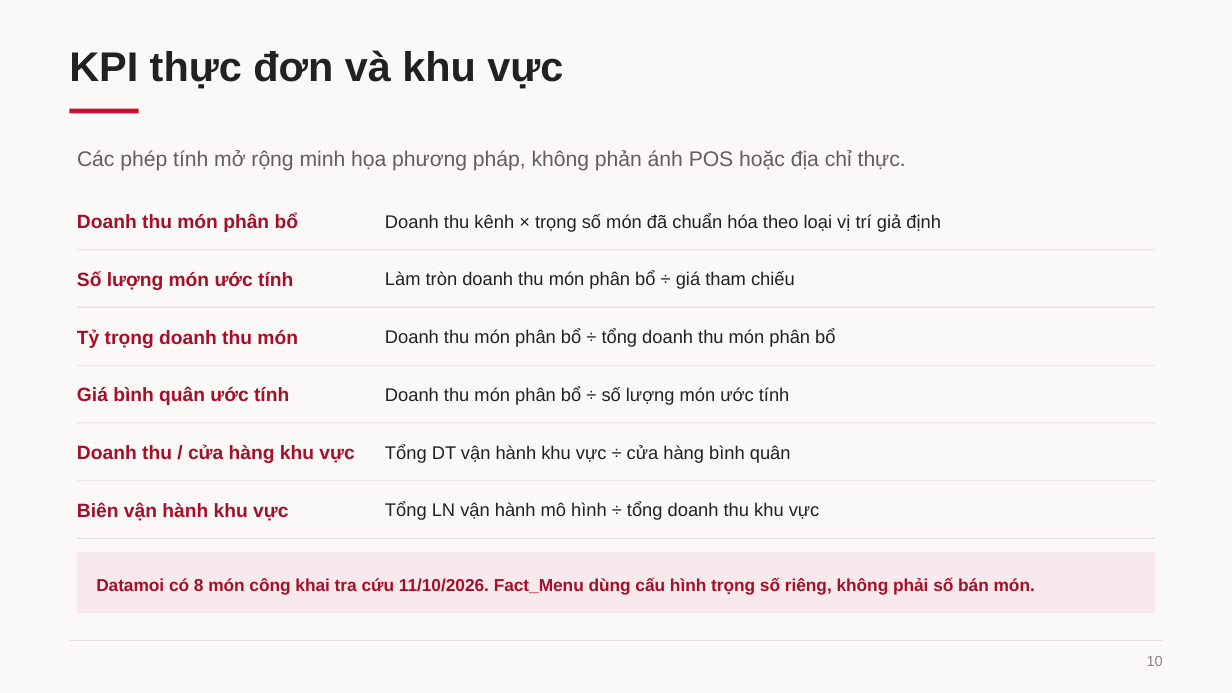
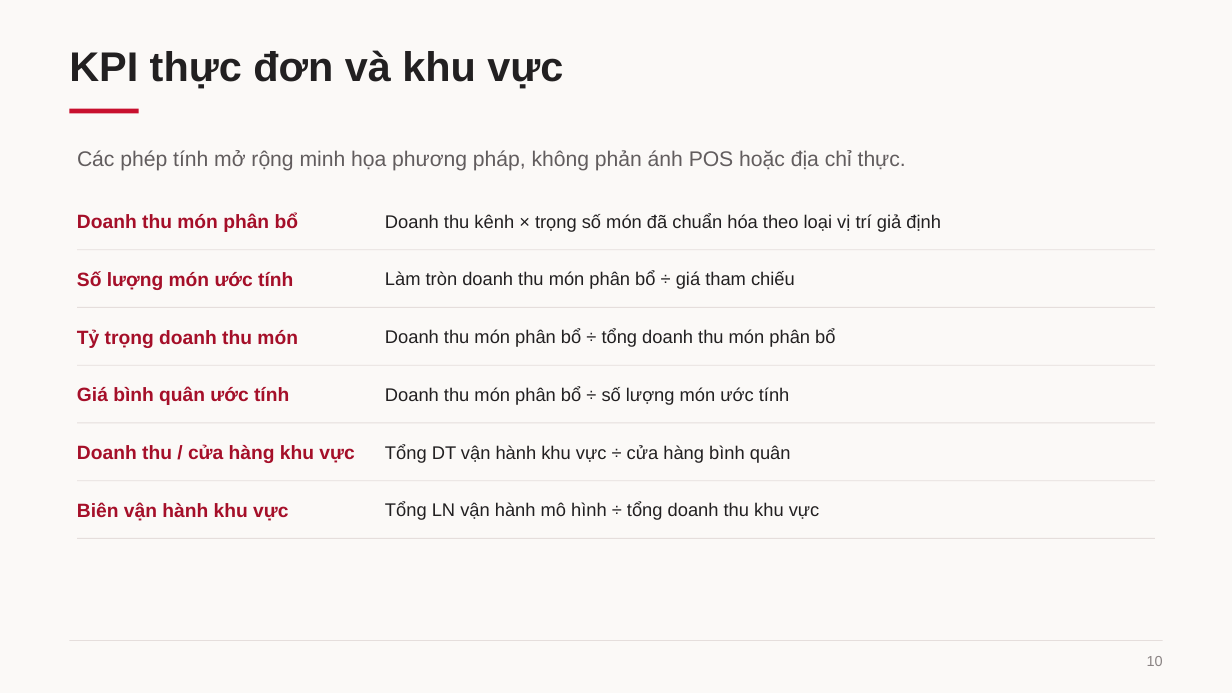
Before and after one commit to haonuongbo/Phan-tich-du-lieu-trong-moi-truong-doanh-nghiep, a slide deck: slide 10 of BaoCao/Nhóm4.pptx. Drawn at 1232x693 pixels with LibreOffice and Linux fonts; fonts in the diff are those of the drawing. Boxes give left, top, right and bottom in pixels: in the first picture for what was removed or moved away, otherwise in the second. Text is boxed around its words. In the diff, an @@ line names an element or a change of style, - is before the commit and + after.

```diff
--- a/BaoCao/Nhóm4.pptx
+++ b/BaoCao/Nhóm4.pptx
@@ rectangle removed at (77,552,1155,614) @@
@@ text removed at (96,577,1035,594) @@
-Datamoi có 8 món công khai tra cứu 11/10/2026. Fact_Menu dùng cấu hình trọng số riêng, không phải số bán món.
```
